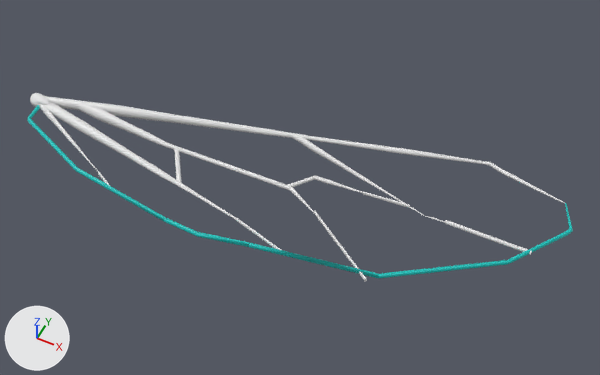
One commit to the Blender file DustMiteLegs1.blend: the scene before it, then after it.
Rendered twice from a 50 mm camera at (3.75, -8.87, 10.85) aimed at (-0.67, -0.02, -0.21). The axes (+X, +Y, +Z) are drawn at lower left. The lights are the same throughout. The picture after the commit comes second.

Script lines for the objects in view, before the commit:
```python
ob_cylinder = bpy.data.objects.new('Cylinder', me_cylinder_002)
ob_cylinder.parent = ob_main
ob_cylinder.location = (4.239, 0.544, 0.0)
ob_cylinder.rotation_euler = (0.0, 1.571, 0.0)  # degrees (0, 90, 0)
ob_cylinder.scale = (0.0334, 0.0334, 0.743)
ob_cylinder_001 = bpy.data.objects.new('Cylinder.001', me_cylinder_003)
ob_cylinder_001.parent = ob_main
ob_cylinder_001.location = (2.106, -0.706, 0.0)
ob_cylinder_001.rotation_euler = (0.595, 1.571, 0.0)  # degrees (34, 90, 0)
ob_cylinder_001.scale = (0.0334, 0.0208, 0.818)
ob_cylinder_003 = bpy.data.objects.new('Cylinder.003', me_cylinder_005)
ob_cylinder_003.parent = ob_main
ob_cylinder_003.location = (0.862, -1.132, 0.0)
ob_cylinder_003.rotation_euler = (0.264, 1.571, 0.0)  # degrees (15, 90, 0)
ob_cylinder_003.scale = (0.0334, 0.0216, 0.563)
ob_main = bpy.data.objects.new('Main', me_cylinder)
ob_main.location = (-5.43, -0.21, 0.0)
ob_main.rotation_euler = (-17.28, 1.571, 4.976)  # degrees (90, 90, 285)
ob_main.scale = (0.119, 0.13, 0.869)
ob_outline = bpy.data.objects.new('Outline', me_cylinder_054)
ob_outline.parent = ob_main
ob_outline.location = (1.49, -0.179, 0.0)
ob_outline.rotation_euler = (-1.941, 1.571, 0.0)  # degrees (-111, 90, 0)
ob_outline.scale = (0.0428, 0.0339, 0.709)
```
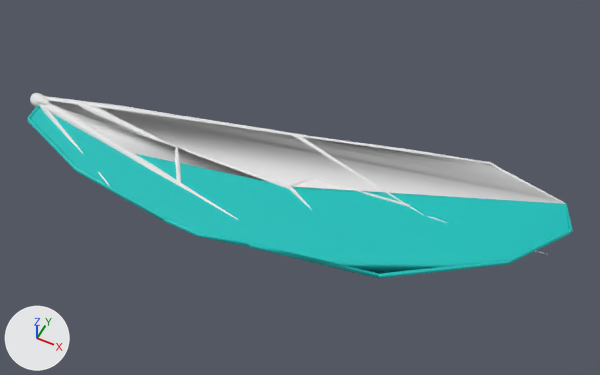
Where the change shows, as pixel boxes [x1, y1, x2, y2] in the pictures (600 x 375 px):
'Main', reshaped (24% taller): before [30, 93, 564, 223]; after [30, 93, 565, 254]
'Cylinder', deleted: before [445, 220, 532, 255]
'Cylinder.001', deleted: before [313, 210, 367, 282]
'Cylinder.003', deleted: before [235, 218, 281, 250]
part 1 of me_cylinder, built on: before [336, 143, 482, 164]; after [49, 101, 565, 204]
part 2 of me_cylinder_054, built on (cyan): after [31, 108, 569, 274]

The edits, one by one:
me_cylinder is used by ob_main; location (-5.43, -0.21, 0.0); rotation (-17.28, 1.571, 4.976), in degrees (90, 90, 285); scale (0.119, 0.13, 0.869).
me_cylinder had 3961 vertices, 3586 faces and spanned x -1.2..1.4, y -0.8..17.1, z -10.6..1.0.
me_cylinder now has 4021 vertices, 3645 faces, 19 loose edges and spans x -1.2..1.4, y -0.8..17.1, z -10.6..1.0.
Part 1, on me_cylinder:
2 vertices are removed from x 0.0, y 0.2..0.4, z -9.0..-7.3.
7 faces are deleted.
1 vertex moves within x 0.0, y 0.2, z -9.0.
14 loose edges are added.
6 new faces join them, smooth.
1 new face joins them.
Other edits to the shape of me_cylinder do not show in these pictures.
me_cylinder_054 is used by ob_outline; parent ob_main; location (1.49, -0.179, 0.0); rotation (-1.941, 1.571, 0.0), in degrees (-111, 90, 0); scale (0.0428, 0.0339, 0.709).
me_cylinder_054 had 859 vertices, 540 faces and spanned x -1.0..1.0, y -125.0..167.0, z -2.0..3.0.
me_cylinder_054 now has 859 vertices, 543 faces, 12 loose edges and spans x -1.0..1.0, y -125.0..167.0, z -2.0..3.0.
Part 2, on me_cylinder_054:
2 faces are deleted.
12 loose edges are added.
5 new faces join them.
Object 'Cylinder' (ob_cylinder) is deleted.
Object 'Cylinder.001' (ob_cylinder_001) is deleted.
Object 'Cylinder.003' (ob_cylinder_003) is deleted.
